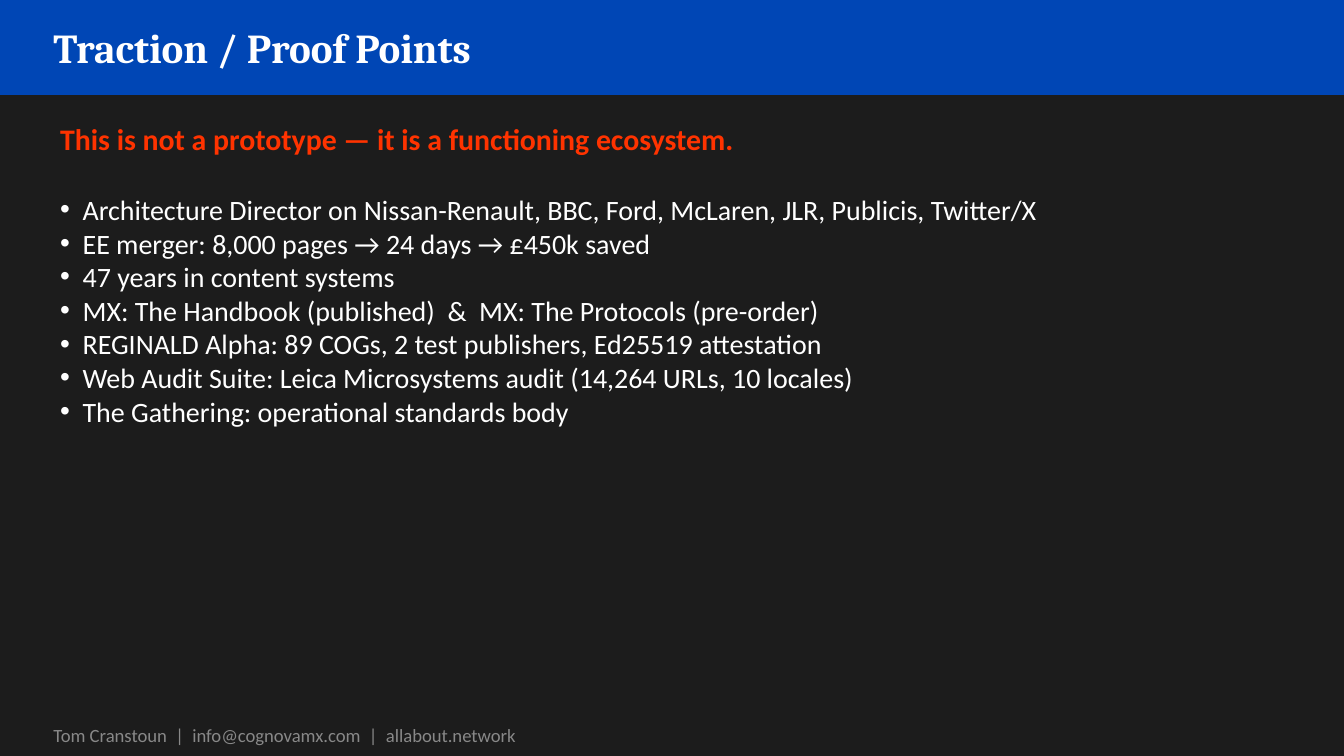
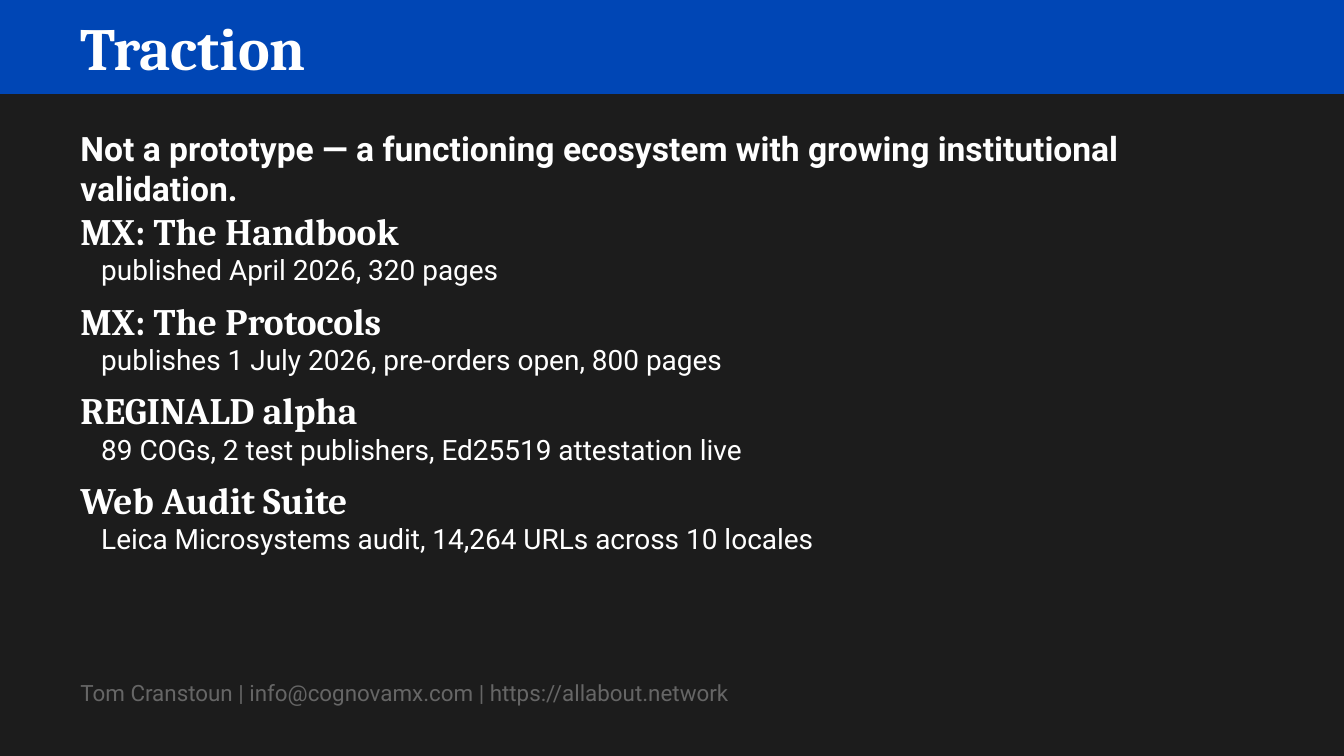
Before and after one commit to Digital-Domain-Technologies-Ltd/MX-outputs, a slide deck: slide 8 of pptx/presentations/bmv-pitch-2026.pptx (slide 9 before the commit). Drawn at 1344x756 pixels with LibreOffice and Linux fonts; fonts in the diff are those of the drawing. Boxes give left, top, right and bottom in pixels: in the first picture for what was removed or moved away, otherwise in the second. Text is boxed around its words. In the diff, an @@ line names an element or a change of style, - is before the commit and + after.

Commit message:
Update BMV pitch deck to v2.2; add Reginald.pptx; update MX-what-why-when
bmv-pitch-2026: renamed MX OS -> MX, rewrote slides to match HTML design language
bmv-pitch-2026.pptx: regenerated PPTX from updated markdown (v2.2)
MX-what-why-when.md: updated slide copy and structure
Reginald.pptx: new PPTX deck for REGINALD registry

```diff
--- a/pptx/presentations/bmv-pitch-2026.pptx
+++ b/pptx/presentations/bmv-pitch-2026.pptx
@@ rectangle at <box>0,0,1344,94</box>: outline #0046B5 1 pt to none @@
@@ text at <box>80,28,305,71</box>: text changed; size 22 to 32 pt @@
-Traction / Proof Points
+Traction
@@ text at <box>80,135,1118,555</box>: text changed; font Calibri to Roboto @@
-This is not a prototype — it is a functioning ecosystem.
-• Architecture Director on Nissan-Renault, BBC, Ford, McLaren, JLR, Publicis, Twitter/X
-• EE merger: 8,000 pages → 24 days → £450k saved
-• 47 years in content systems
-• MX: The Handbook (published) & MX: The Protocols (pre-order)
-• REGINALD Alpha: 89 COGs, 2 test publishers, Ed25519 attestation
-• Web Audit Suite: Leica Microsystems audit (14,264 URLs, 10 locales)
-• The Gathering: operational standards body
+Not a prototype — a functioning ecosystem with growing institutional validation.
+MX: The Handbook
+published April 2026, 320 pages
+MX: The Protocols
+publishes 1 July 2026, pre-orders open, 800 pages
+REGINALD alpha
+89 COGs, 2 test publishers, Ed25519 attestation live
+Web Audit Suite
+Leica Microsystems audit, 14,264 URLs across 10 locales
@@ text "Tom Cranstoun | info@cognovamx.com | ..." at <box>80,684,728,706</box>: vertical alignment middle to bottom @@
@@ text at <box>80,684,728,706</box>: text changed; size 10 to 12 pt; font Calibri to Roboto; text colour #888888 to #666666 @@
-Tom Cranstoun | info@cognovamx.com | allabout.network
+Tom Cranstoun | info@cognovamx.com | https://allabout.network
```
Also in this commit, not shown: 1 other slide changed, 13 slides added, 10 slides removed, 3 other files.
